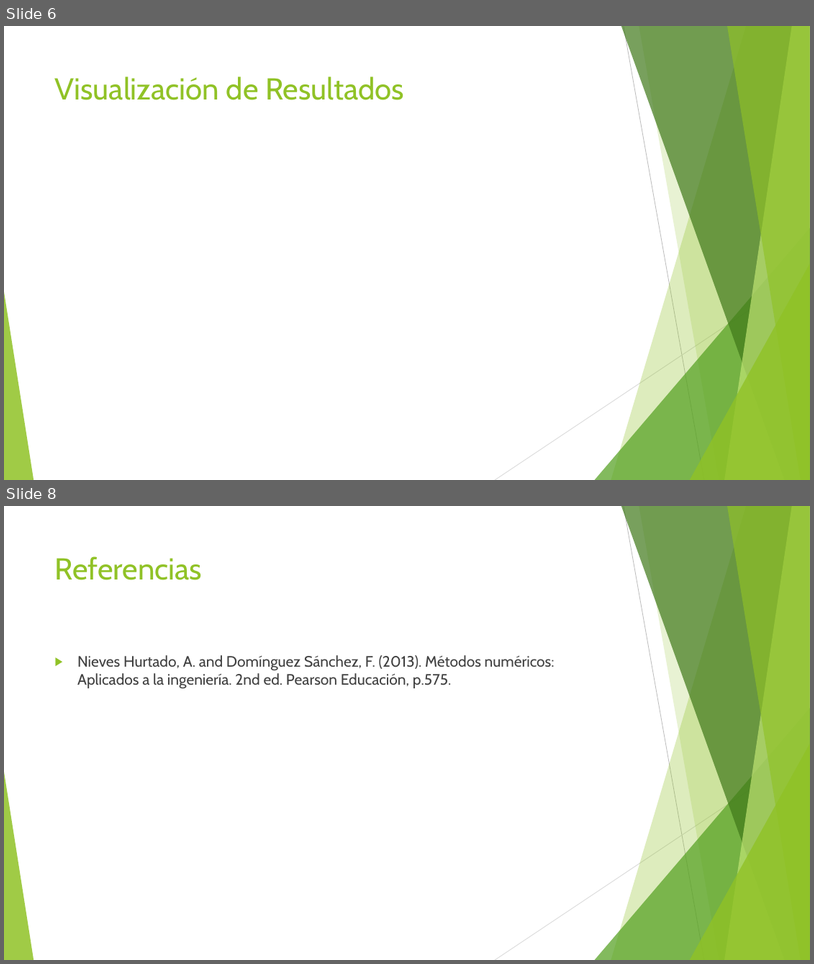
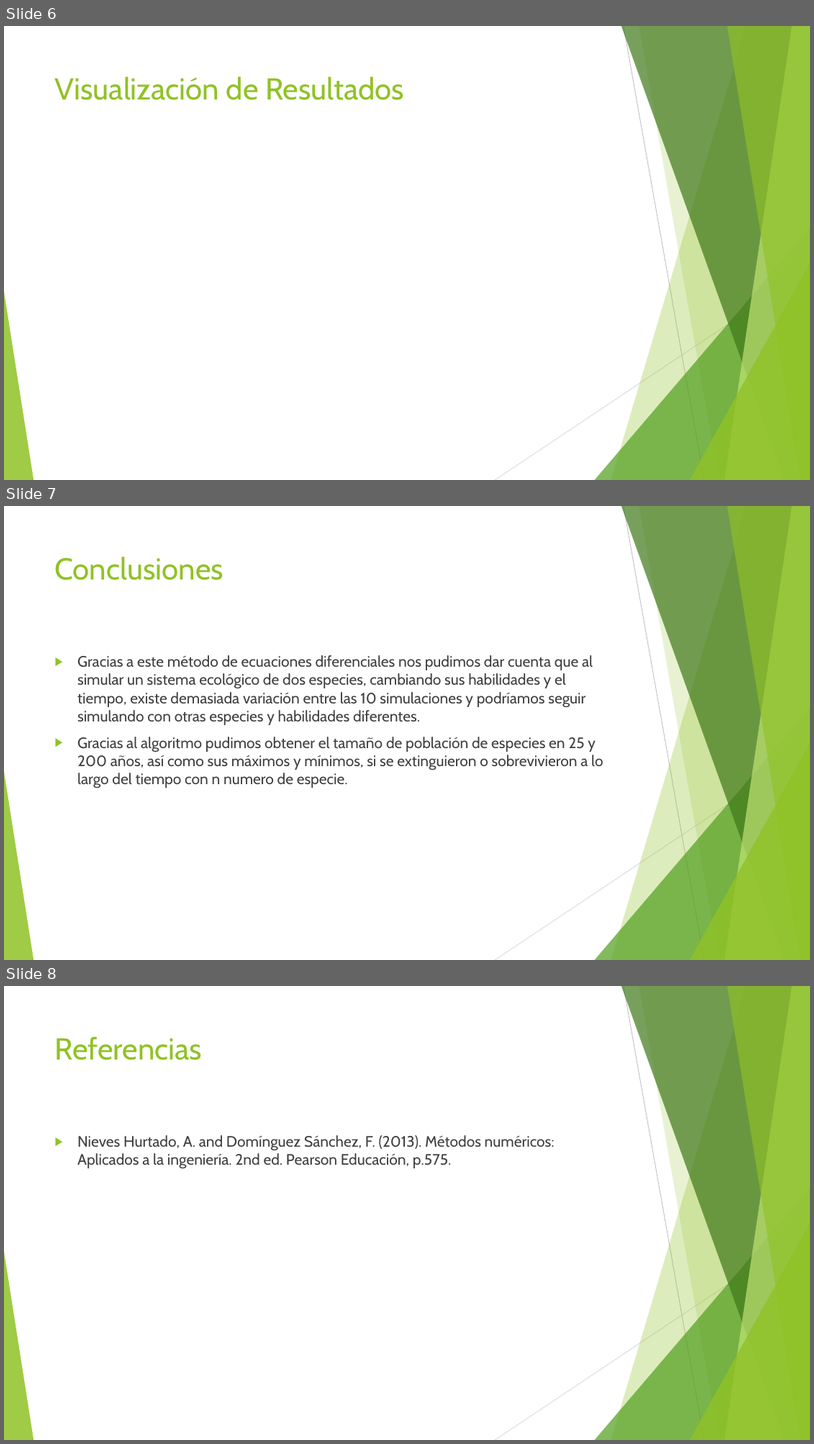
Before and after one commit to javierpreciado9/proyecto_modulo3, a slide deck: ProyectoModulo3_MendozaE1_PreciadoJ2.pptx. Shown one above the other, each under a label of ours: slides 6 and 8 before the commit, slides 6, 7 and 8 after it; the slides between them are not shown. The pictures are 814x964 and 814x1444 pixels, drawn with LibreOffice and Linux fonts; fonts in the diff are those of the drawing. Boxes give left, top, right and bottom in pixels: in the first picture for what was removed or moved away, otherwise in the second. Text is boxed around its words. In the diff, an @@ line names an element or a change of style, - is before the commit and + after.

```diff
--- a/ProyectoModulo3_MendozaE1_PreciadoJ2.pptx
+++ b/ProyectoModulo3_MendozaE1_PreciadoJ2.pptx
@@ slide 7 added at box(4, 506, 810, 960), background #FFFFFF; not listed: 10 template elements that a slide beside it also shows @@
@@ title added at box(55, 556, 224, 580), 36 pt, text #90C226 @@
+Conclusiones
@@ text added at box(77, 655, 603, 788), 18 pt, text #404040 @@
+▶ Gracias a este método de ecuaciones diferenciales nos pudimos dar cuenta que al simular un sistema ecológico de dos especies, cambiando sus habilidades y el tiempo, existe demasiada variación entre las 10 simulaciones y podríamos seguir simulando con otras especies y habilidades diferentes.
+▶ Gracias al algoritmo pudimos obtener el tamaño de población de especies en 25 y 200 años, así como sus máximos y mínimos, si se extinguieron o sobrevivieron a lo largo del tiempo con n numero de especie.
```
Also in this commit, not shown: 2 slides changed, 1 slide removed, 1 other file.
